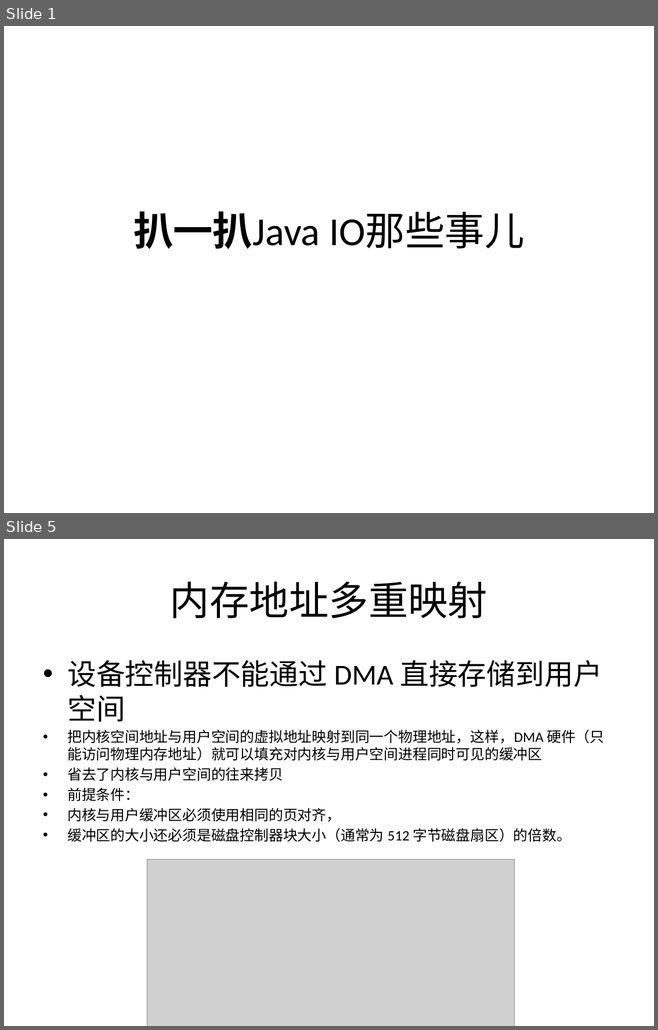
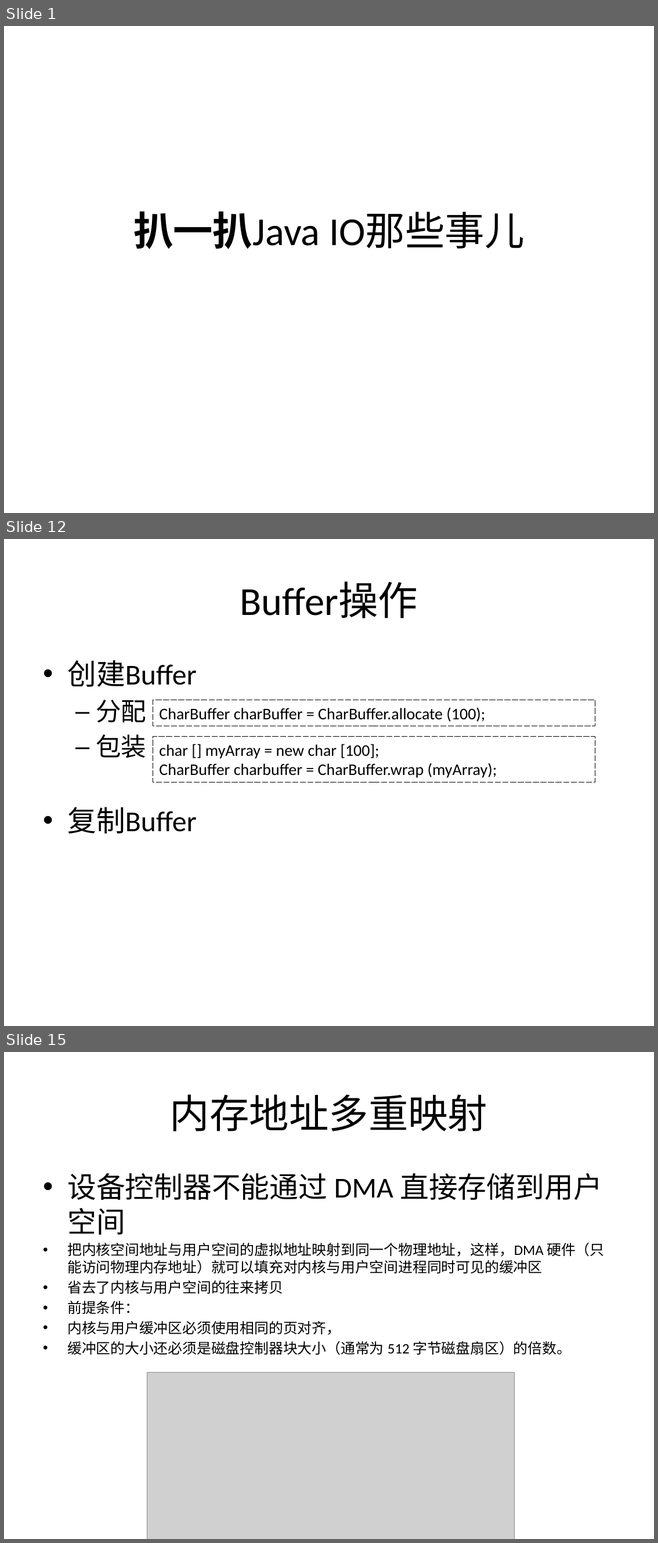
Before and after one commit to guhanjie/Knowledge-sharing, a slide deck: 扒一扒Java IO那些事儿.pptx. Shown one above the other, each under a label of ours: slides 1 and 5 before the commit, slides 1, 12 and 15 after it; the slides between them are not shown. The pictures are 658x1030 and 658x1543 pixels, drawn with LibreOffice and Linux fonts; fonts in the diff are those of the drawing; grey boxes stand for pictures. Boxes give left, top, right and bottom in pixels: in the first picture for what was removed or moved away, otherwise in the second. Text is boxed around its words. In the diff, an @@ line names an element or a change of style, - is before the commit and + after.

```diff
--- a/扒一扒Java IO那些事儿.pptx
+++ b/扒一扒Java IO那些事儿.pptx
@@ slide 12 added at (4, 539, 654, 1026), background #FFFFFF @@
@@ title added at (240, 582, 418, 618), 44 pt, text #000000 @@
+Buffer操作
@@ text added at (67, 660, 197, 834), 32 pt, text #000000 @@
+• 创建Buffer
+  – 分配
+  – 包装
+• 复制Buffer
@@ rectangle added at (152, 700, 594, 726), outline #000000 0.75 pt dashed, 18 pt, text #000000 @@
+CharBuffer charBuffer = CharBuffer.allocate (100);
@@ rectangle added at (152, 736, 594, 783), outline #000000 0.75 pt dashed, 18 pt, text #000000 @@
+char [] myArray = new char [100];
+CharBuffer charbuffer = CharBuffer.wrap (myArray);
@@ what was slide 5 is now slide 15 @@
```
Also in this commit, not shown: 5 slides changed, 7 other slides added, 2 slides removed.
